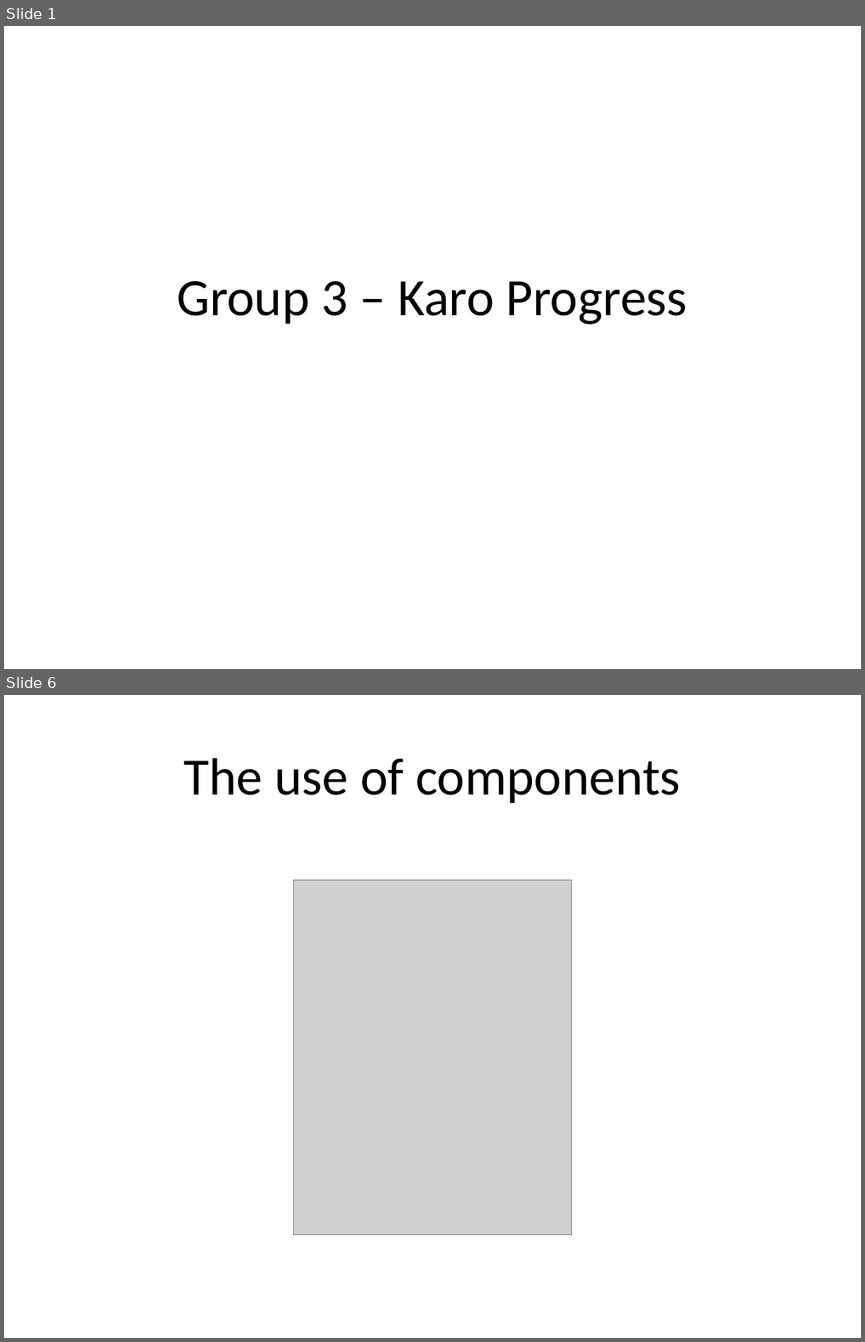
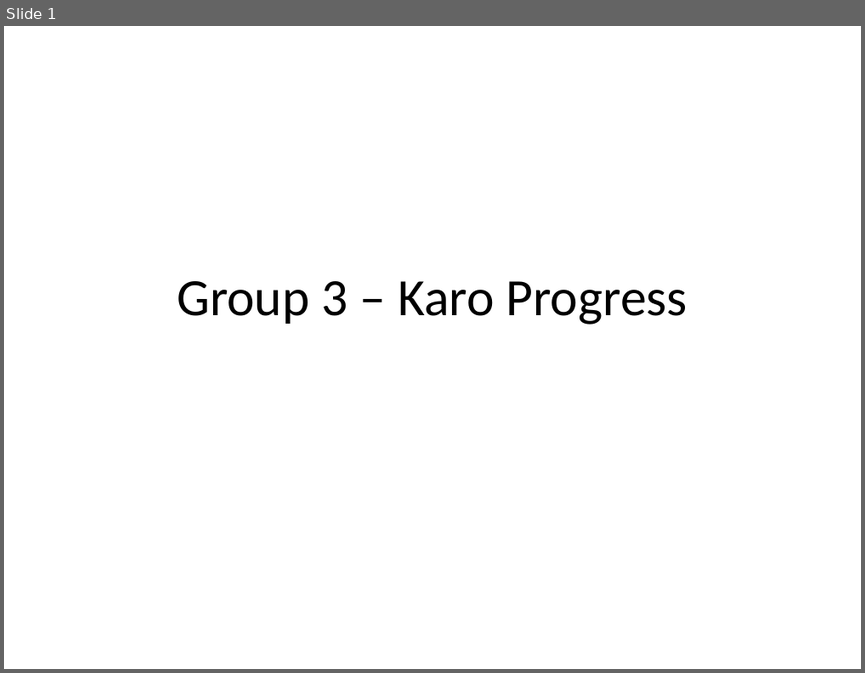
Before and after one commit to IAmWaseem/windespacman, a slide deck: Group 3 – Karo Progress.pptx. Shown one above the other, each under a label of ours: slides 1 and 6 before the commit, slide 1 after it; the slides between them are not shown. The pictures are 865x1342 and 865x673 pixels, drawn with LibreOffice and Linux fonts; fonts in the diff are those of the drawing; grey boxes stand for pictures. Boxes give left, top, right and bottom in pixels: in the first picture for what was removed or moved away, otherwise in the second. Text is boxed around its words. In the diff, an @@ line names an element or a change of style, - is before the commit and + after.

```diff
--- a/Group 3 – Karo Progress.pptx
+++ b/Group 3 – Karo Progress.pptx
@@ slide 6 removed at (4,695,861,1338), background #FFFFFF @@
@@ title removed at (183,758,680,803) @@
-The use of components
@@ picture removed at (294,880,571,1235) @@
```
Also in this commit, not shown: 3 slides changed, 1 slide added, 1 other slide removed.
